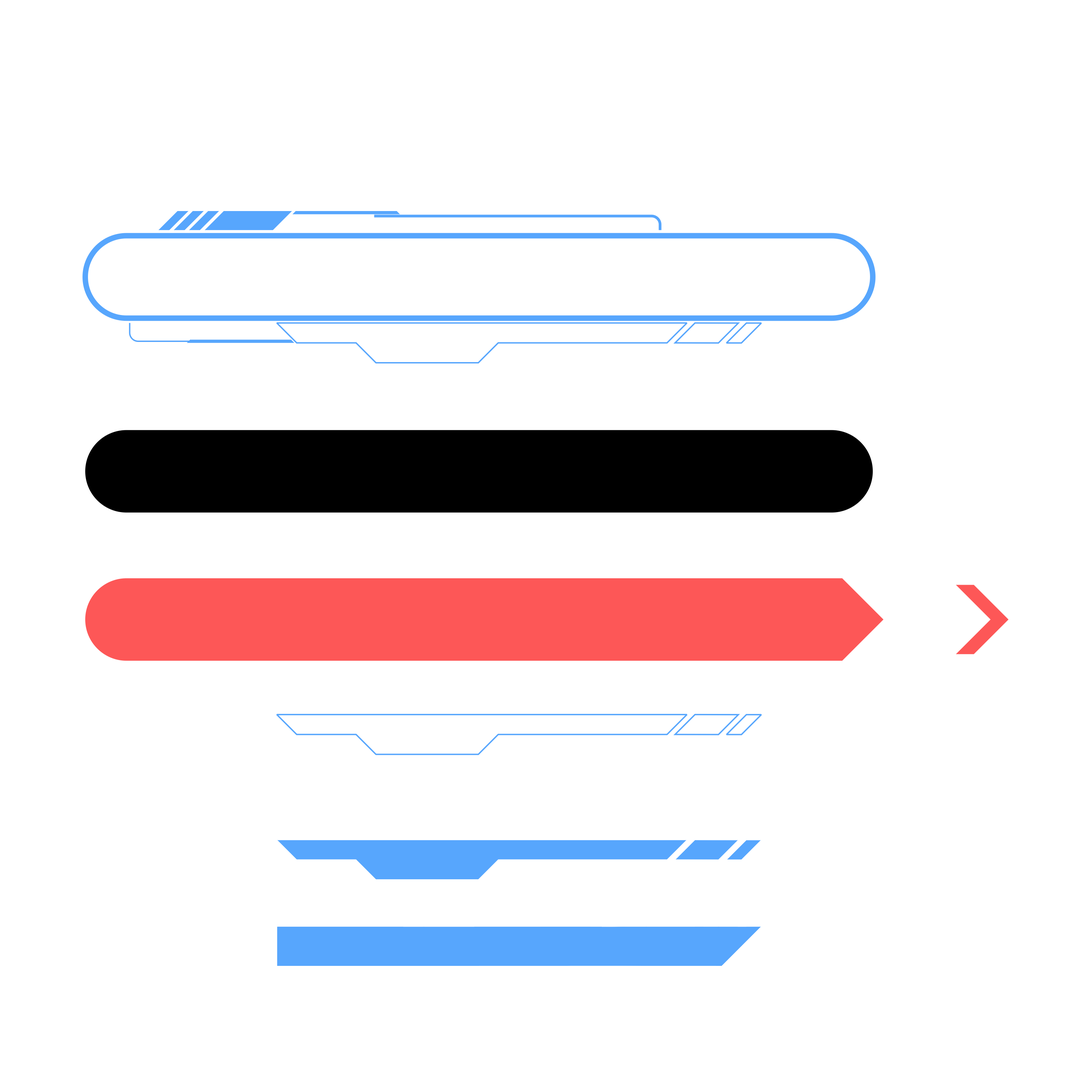
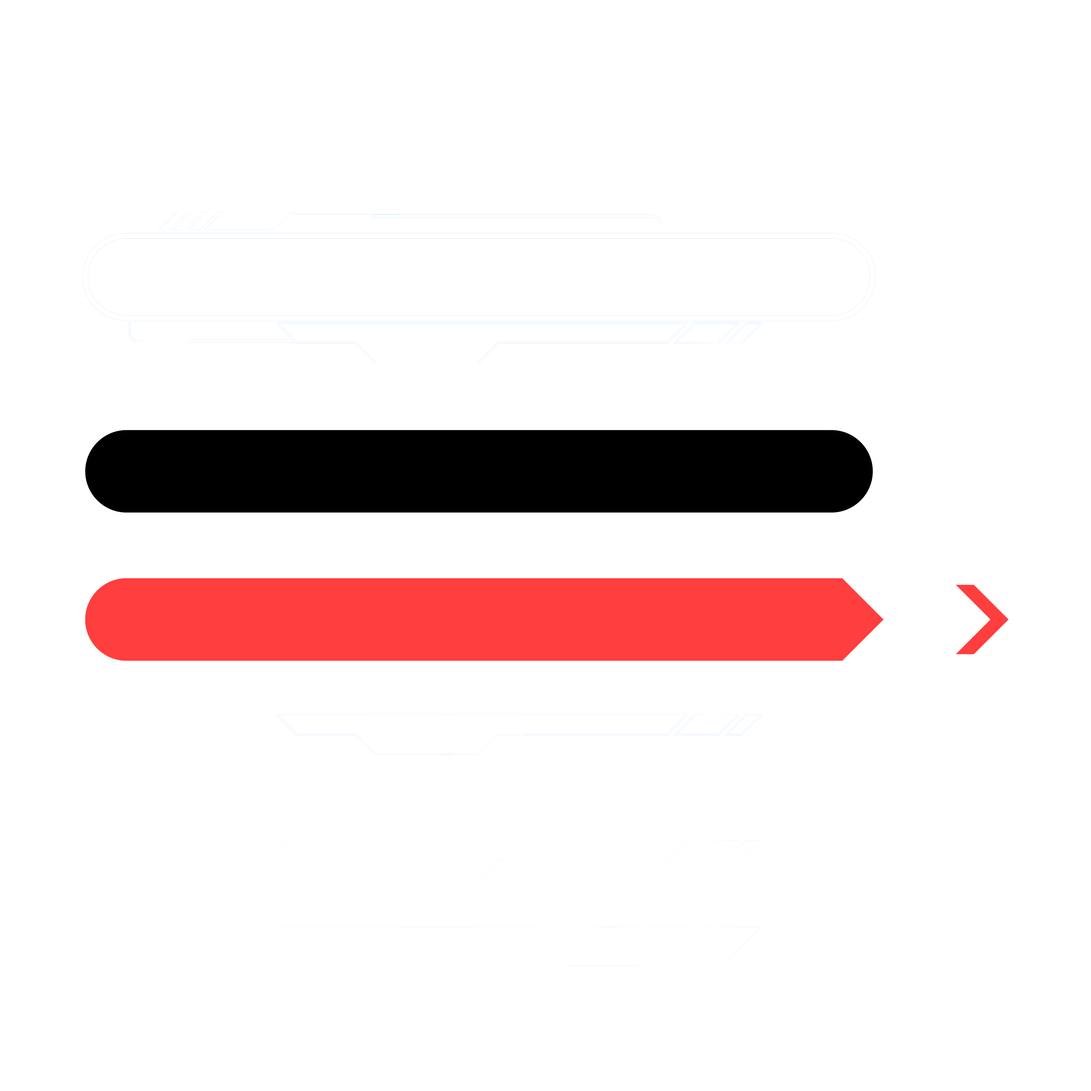
The second 1091x1091 image is a revision of the first. Changes to its layers:
painted on "Layer 2 copy" over [277, 927, 762, 967]
painted on "Layer 2" over [82, 211, 876, 880]
painted on "Layer 1" over [85, 578, 1009, 662]
